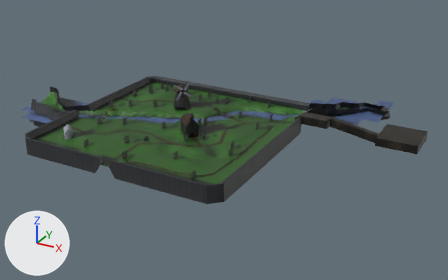
Two versions of the glTF model resources/models/demo_scene.glb, one commit apart.
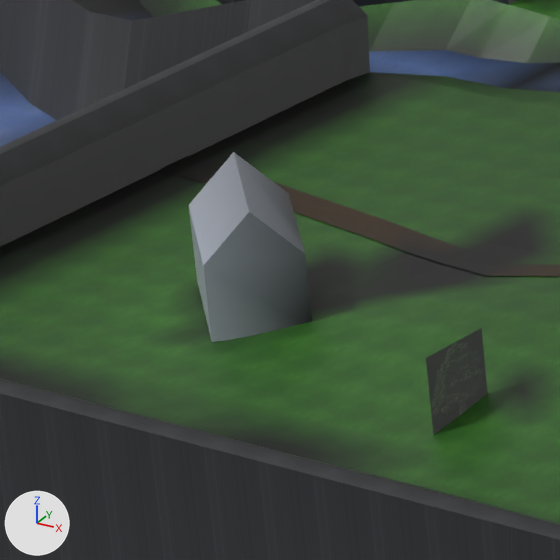
The first picture shows the older version from a camera (50 mm lens) standing at (69.0, -350.0, 147.0) and looking at (-100.0, -43.0, -7.0). The close-ups show both versions on the part from 11% to 21% of the width and 40% to 57% of the height of that picture; other places that the commit changed are outside them. The axes (+X, +Y, +Z) are drawn at lower left. The lights are the same throughout. Where no turn or scale is listed for an object, it has been applied to the vertices.

In view in the first close-up: 'House', 'Tree Instance.010', 'Village paths', 'Village terrain', 'Walls', 'Water plane'.
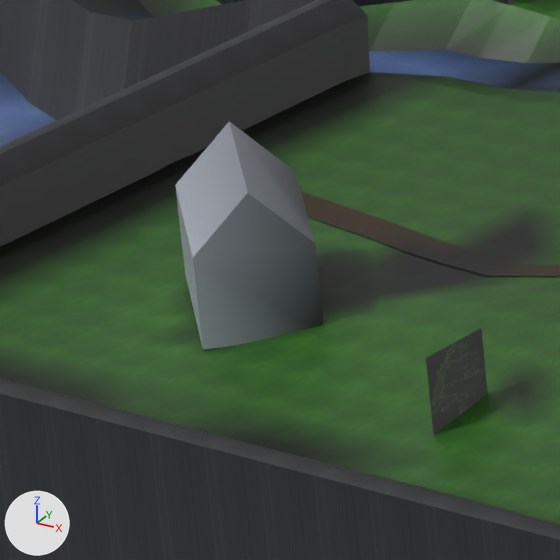
Patch to the scene script:
```diff
--- a/resources/models/demo_scene.glb.py
+++ b/resources/models/demo_scene.glb.py
@@ ob_house @@
 ob_house = bpy.data.objects.new('House', me_cube_005)
-ob_house.location = (-166.68, -105.89, 7.36)
+ob_house.location = (-166.69, -105.9, 7.77)
 ob_house.rotation_euler = (0.0, 0.0, 0.821)  # degrees (0, 0, 47)
+ob_house.scale = (1.2, 1.2, 1.2)
```

Location of each change, [x1, y1, x2, y2] in pixels of the close-ups (560 x 560 px):
'House', moved, rescaled (21% wider, 20% taller)
    before: [189, 152, 312, 342]
    after: [175, 122, 324, 350]
